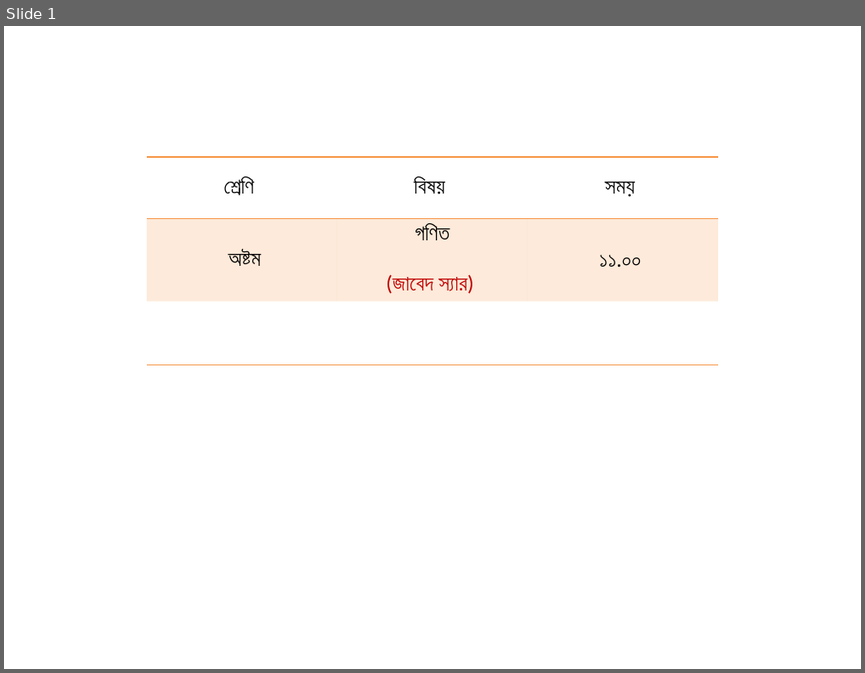
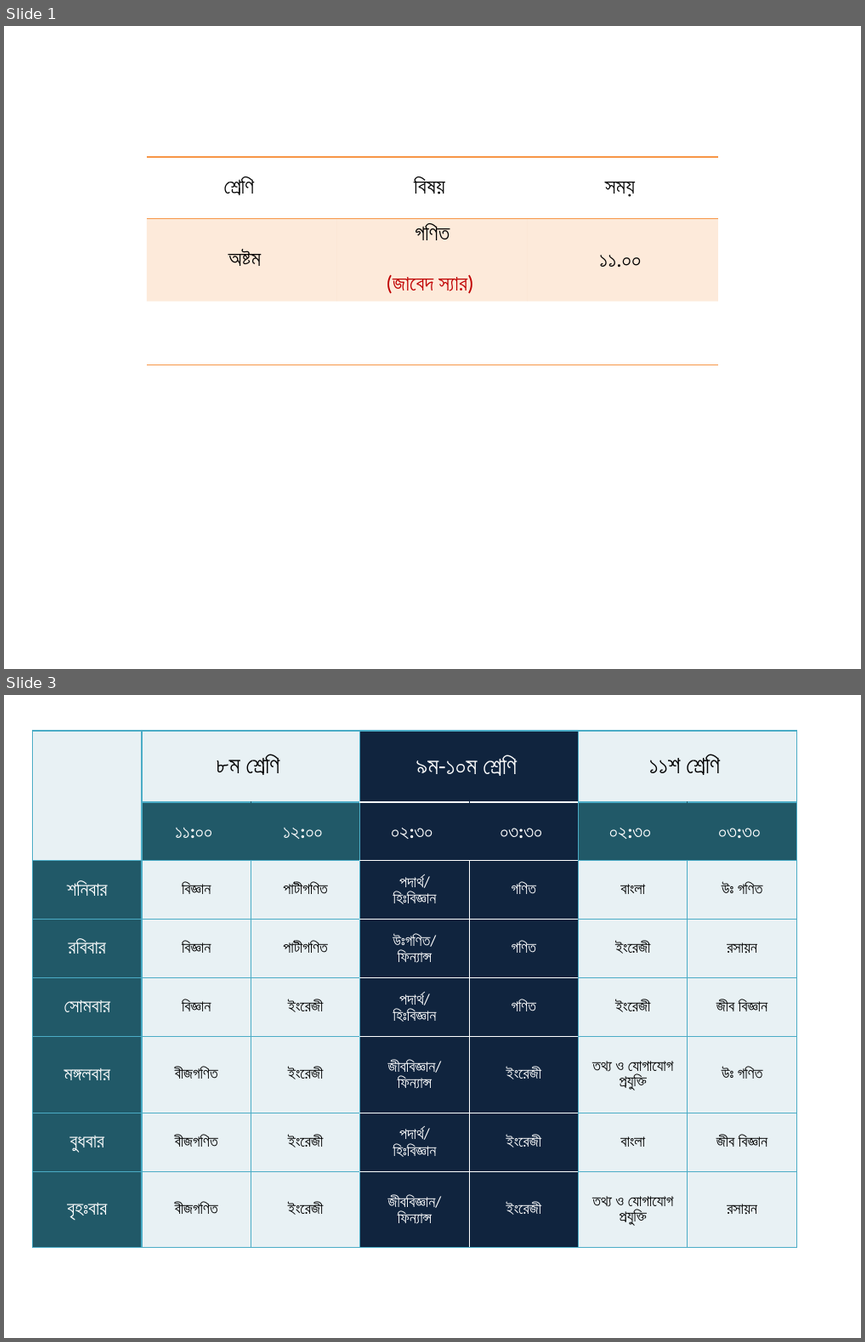
Before and after one commit to Arif-me/arif-me.github.io, a slide deck: ok.pptx. Shown one above the other, each under a label of ours: slide 1 before the commit, slides 1 and 3 after it; the slides between them are not shown. The pictures are 865x673 and 865x1342 pixels, drawn with LibreOffice and Linux fonts; fonts in the diff are those of the drawing. Boxes give left, top, right and bottom in pixels: in the first picture for what was removed or moved away, otherwise in the second. Text is boxed around its words. In the diff, an @@ line names an element or a change of style, - is before the commit and + after.

```diff
--- a/ok.pptx
+++ b/ok.pptx
@@ slide 3 added at [4,695,861,1338], background #FFFFFF @@
@@ table added at [32,731,794,1247], 8 rows, 7 columns @@
+ | ৮ম শ্রেণি |  | ৯ম-১০ম শ্রেণি |  | ১১শ শ্রেণি | 
+ | ১১:০০ | ১২:০০ | ০২:৩০ | ০৩:৩০ | ০২:৩০ | ০৩:৩০
+শনিবার | বিজ্ঞান | পাটীগণিত | পদার্থ/ / হিঃবিজ্ঞান | গণিত | বাংলা | উঃ গণিত
+রবিবার | বিজ্ঞান | পাটীগণিত | উঃগণিত/ / ফিন্যান্স | গণিত | ইংরেজী | রসায়ন
+সোমবার | বিজ্ঞান | ইংরেজী | পদার্থ/ / হিঃবিজ্ঞান | গণিত | ইংরেজী | জীব বিজ্ঞান
+মঙ্গলবার | বীজগণিত | ইংরেজী | জীববিজ্ঞান/ / ফিন্যান্স | ইংরেজী | তথ্য ও যোগাযোগ প্রযুক্তি | উঃ গণিত
+বুধবার | বীজগণিত | ইংরেজী | পদার্থ/ / হিঃবিজ্ঞান | ইংরেজী | বাংলা | জীব বিজ্ঞান
+বৃহঃবার | বীজগণিত | ইংরেজী | জীববিজ্ঞান/ / ফিন্যান্স | ইংরেজী | তথ্য ও যোগাযোগ প্রযুক্তি | রসায়ন
```
Also in this commit, not shown: 1 slide changed, 4 other files.
